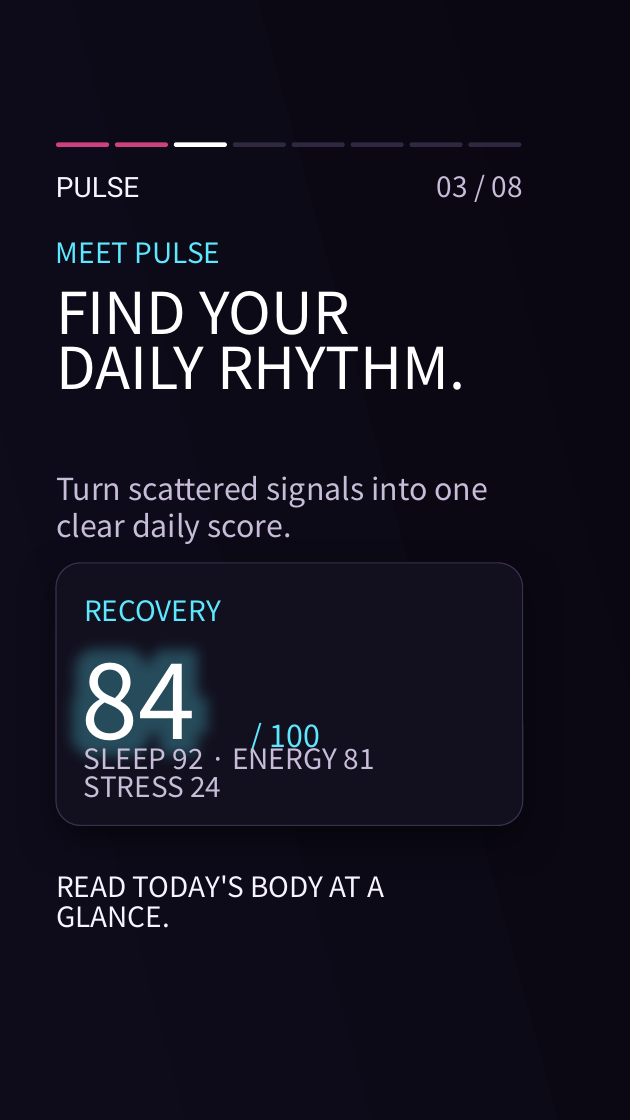
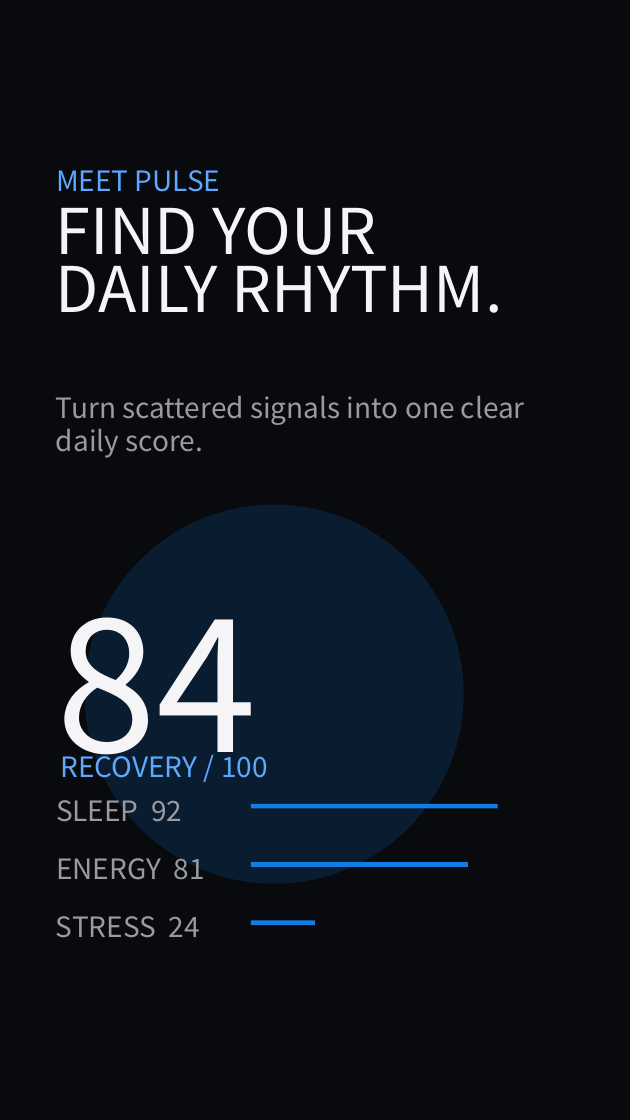
Before and after one commit to sjquant/quickthumb, a slide deck: slide 3 of examples/product_hype_reel.pptx. Drawn at 630x1120 pixels with LibreOffice and Linux fonts; fonts in the diff are those of the drawing; background and template pictures are left out; a plain dark background stands for a picture behind light text. Boxes give left, top, right and bottom in pixels: in the first picture for what was removed or moved away, otherwise in the second. Text is boxed around its words. In the diff, an @@ line names an element or a change of style, - is before the commit and + after.

```diff
--- a/examples/product_hype_reel.pptx
+++ b/examples/product_hype_reel.pptx
@@ background picture (left out) to #FFFFFF @@
@@ rectangle at (0, 0, 630, 1120): fill gradient #0A0712 to #0E0C1B to #080A0E @@
@@ rounded rectangle removed at (56, 142, 109, 147) @@
@@ rounded rectangle removed at (115, 142, 168, 147) @@
@@ rounded rectangle removed at (174, 142, 227, 147) @@
@@ rounded rectangle removed at (233, 142, 286, 147) @@
@@ rounded rectangle removed at (292, 142, 345, 147) @@
@@ rounded rectangle removed at (351, 142, 404, 147) @@
@@ rounded rectangle removed at (409, 142, 463, 147) @@
@@ rounded rectangle removed at (468, 142, 521, 147) @@
@@ text "MEET PULSE": place and size @@
-text "MEET PULSE" at (56, 242, 221, 264)
+text "MEET PULSE" at (56, 170, 221, 192)
@@ text "MEET PULSE" at (56, 170, 221, 192): text colour #5DE8FF to #5EA8FF; line spacing 39pt to 1 @@
@@ text removed at (56, 177, 139, 198) @@
-PULSE
@@ text removed at (437, 176, 523, 198) @@
-03 / 08
@@ text "FIND YOUR": place and size @@
-text "FIND YOUR" at (56, 291, 465, 390)
+text "FIND YOUR" at (56, 190, 503, 313)
@@ text "FIND YOUR" at (56, 190, 503, 313): size 74.2 to 81 pt, text colour #FFFFFF to #F5F5F7; line spacing 70.5pt to 75pt @@
@@ text at (56, 396, 525, 458): text changed; size 39 to 36 pt; text colour #C7BDD9 to #9A9BA1 @@
-Turn scattered signals into one
-clear daily score.
+Turn scattered signals into one clear
+daily score.
@@ ellipse added at (85, 505, 464, 884), fill #147CE5 at 16% opacity @@
@@ rounded rectangle removed at (56, 563, 522, 825) @@
@@ text "84": place and size @@
-text "84" at (82, 635, 196, 766)
+text "84" at (56, 617, 257, 782)
@@ text "84" at (56, 617, 257, 782): size 132 to 232.5 pt, text colour #FFFFFF to #F5F5F7 @@
@@ text at (61, 749, 268, 778): text changed; text colour #5DE8FF to #5EA8FF @@
-RECOVERY
+RECOVERY / 100
@@ text removed at (84, 741, 375, 798) @@
-SLEEP 92 · ENERGY 81
-STRESS 24
@@ text removed at (269, 724, 320, 756) @@
-/ 100
@@ text added at (56, 800, 182, 822), 36 pt, text #9A9BA1 @@
+SLEEP 92
@@ rectangle added at (251, 804, 498, 808), fill #147CE5 @@
@@ text added at (56, 858, 205, 880), 36 pt, text #9A9BA1 @@
+ENERGY 81
@@ rectangle added at (251, 862, 468, 867), fill #147CE5 @@
@@ text removed at (56, 875, 385, 928) @@
-READ TODAY'S BODY AT A
-GLANCE.
@@ text added at (56, 916, 200, 938), 36 pt, text #9A9BA1 @@
+STRESS 24
@@ rectangle added at (251, 921, 315, 925), fill #147CE5 @@
```
Also in this commit, not shown: 7 other slides changed, 42 other files.
